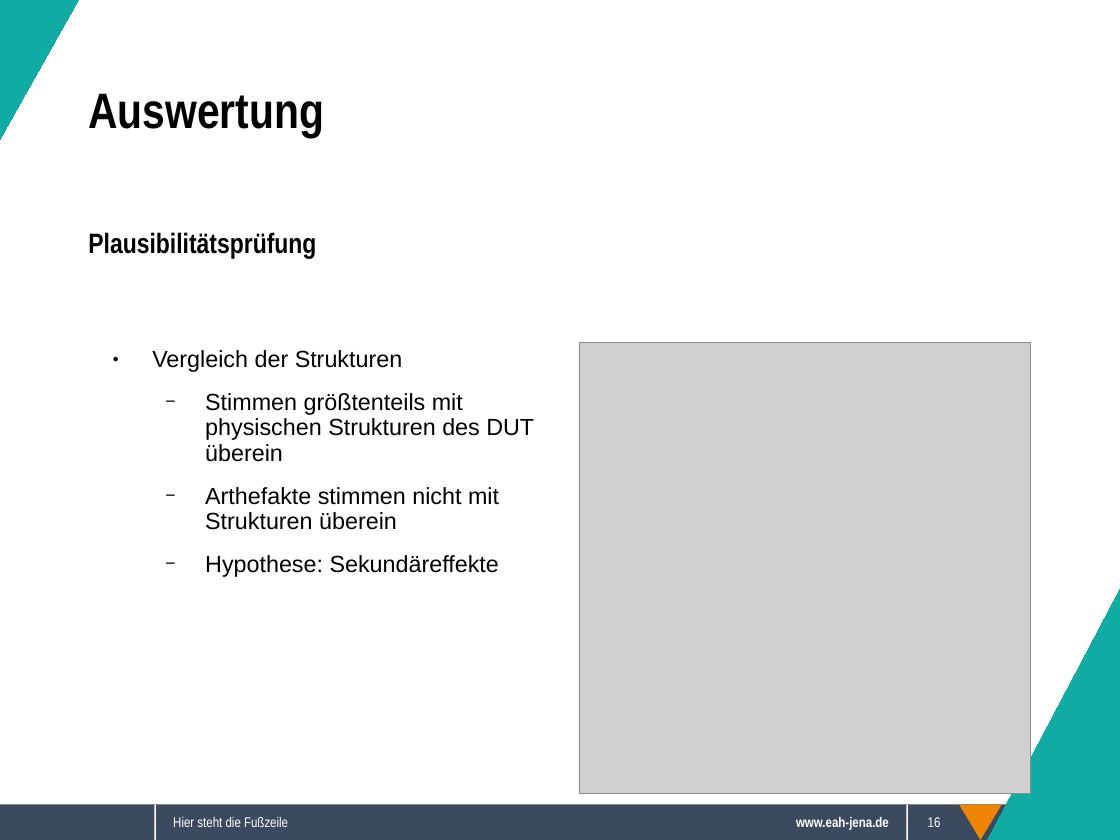
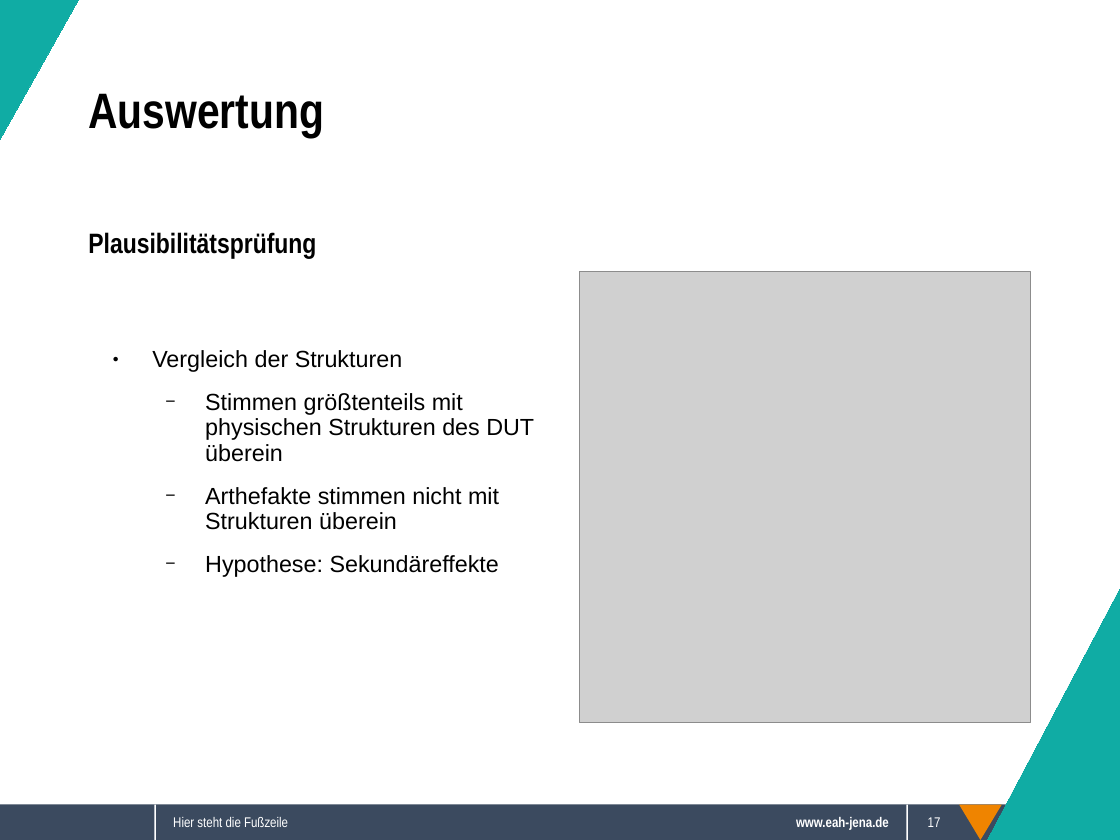
Before and after one commit to Sappy5053/Komplexpraktikum, a slide deck: slide 17 of Präsentation.odp (slide 16 before the commit). Drawn at 1120x840 pixels with LibreOffice and Linux fonts; fonts in the diff are those of the drawing; grey boxes stand for pictures; background and template pictures are left out. Boxes give left, top, right and bottom in pixels: in the first picture for what was removed or moved away, otherwise in the second. Text is boxed around its words. In the diff, an @@ line names an element or a change of style, - is before the commit and + after.

```diff
--- a/Präsentation.odp
+++ b/Präsentation.odp
@@ picture moved from (x1=579, y1=342, x2=1030, y2=793) to (x1=579, y1=271, x2=1030, y2=722) @@
@@ page number at (x1=928, y1=817, x2=941, y2=827): text changed @@
-16
+17
```
Also in this commit, not shown: 9 other slides changed, 1 slide added, 2 other files.
